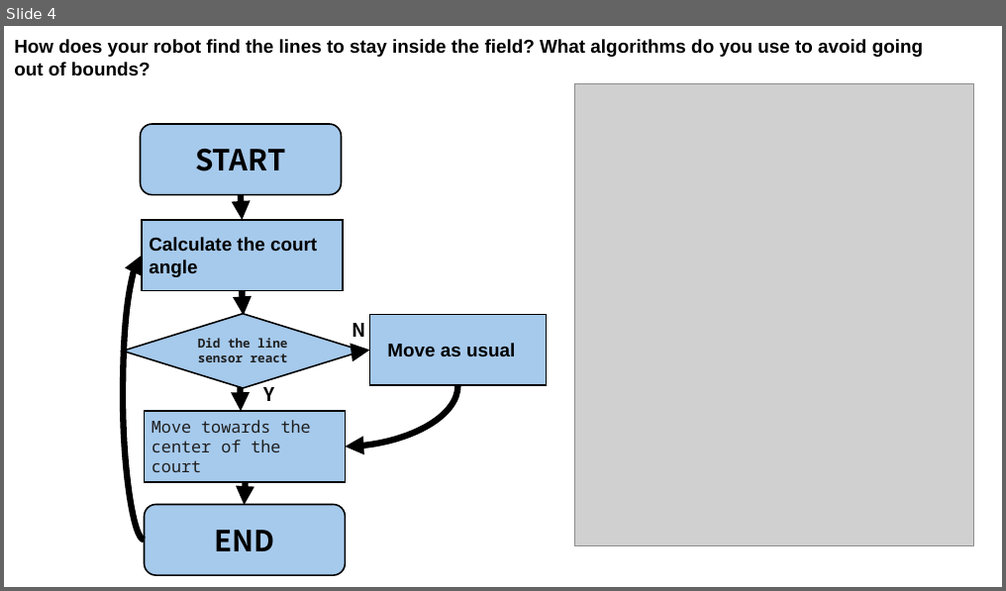
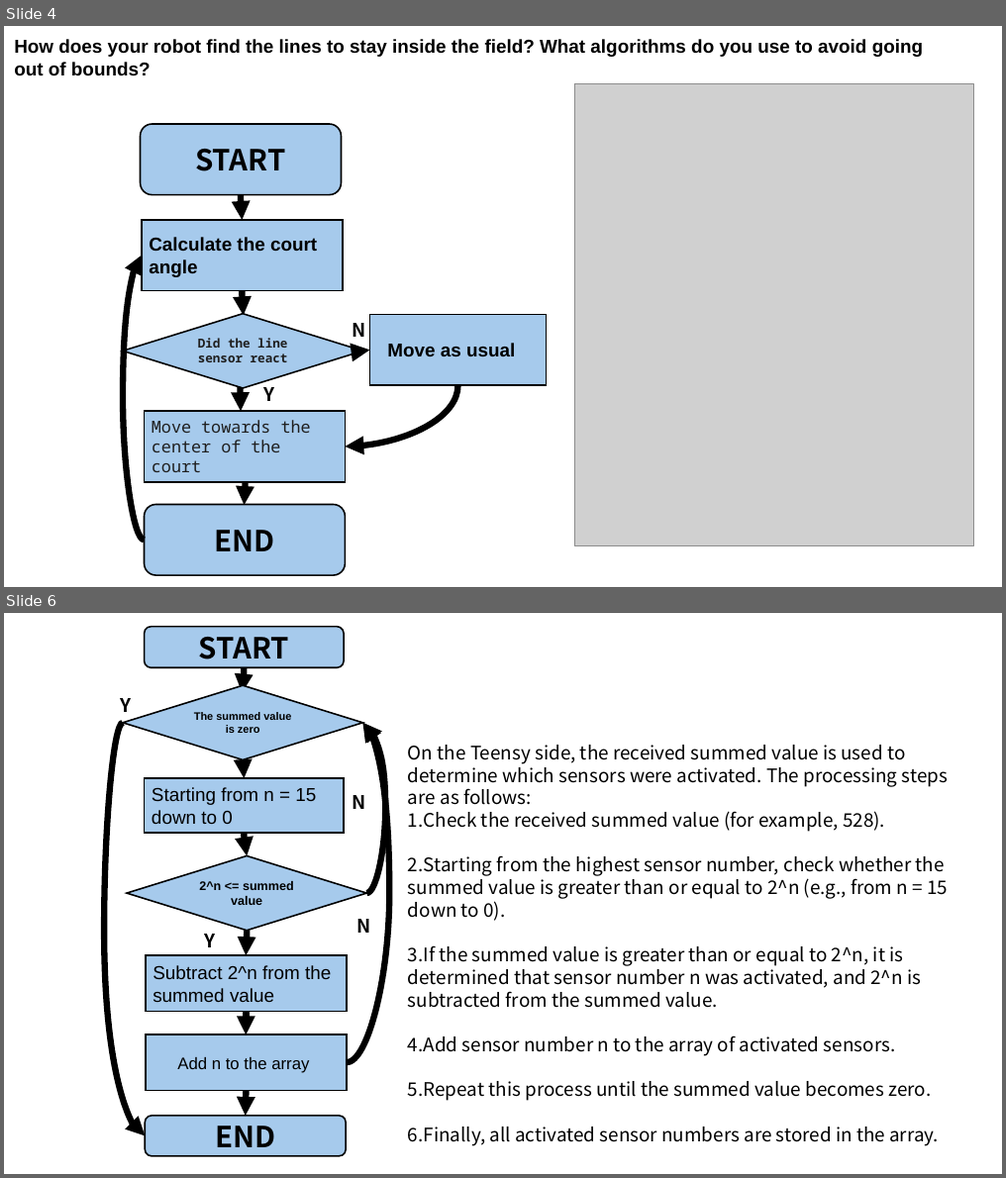
Before and after one commit to MUNAKATA-EPC/Aegis_2025, a slide deck: 2025/Salvador/TDP/About Software/flowchart.pptx. Shown one above the other, each under a label of ours: slide 4 before the commit, slides 4 and 6 after it; the slides between them are not shown. The pictures are 1006x591 and 1006x1178 pixels, drawn with LibreOffice and Linux fonts; fonts in the diff are those of the drawing; grey boxes stand for pictures. Boxes give left, top, right and bottom in pixels: in the first picture for what was removed or moved away, otherwise in the second. Text is boxed around its words. In the diff, an @@ line names an element or a change of style, - is before the commit and + after.

```diff
--- a/2025/Salvador/TDP/About Software/flowchart.pptx
+++ b/2025/Salvador/TDP/About Software/flowchart.pptx
@@ slide 6 added at (4,613,1002,1174), background #FFFFFF @@
@@ rounded rectangle added at (144,627,344,667), fill #A6CAEC, outline #000000 1.5 pt, 28 pt, text #000000, bold @@
+START
@@ curved arrow added from (245, 667) to (242, 692), #000000 6 pt @@
@@ text added at (120,698,131,712), 18 pt, text #000000, bold @@
+Y
@@ diamond added at (123,685,363,761), fill #A6CAEC, outline #000000 1.5 pt, 10.5 pt, text #000000, bold @@
+The summed value is zero
@@ curved arrow added from (123, 723) to (145, 1137), #000000 6 pt @@
@@ curved arrow added from (347, 1062) to (362, 723), #000000 6 pt @@
@@ curved arrow added from (367, 893) to (362, 723), #000000 6 pt @@
@@ curved arrow added from (243, 760) to (245, 778), #000000 6 pt @@
@@ text added at (408,745,947,1147), 18 pt, text #000000 @@
+On the Teensy side, the received summed value is used to determine which sensors were activated. The processing steps are as follows:
+1.Check the received summed value (for example, 528).
+2.Starting from the highest sensor number, check whether the summed value is greater than or equal to 2^n (e.g., from n = 15 down to 0).
+3.If the summed value is greater than or equal to 2^n, it is determined that sensor number n was activated, and 2^n is subtracted from the summed value.
+4.Add sensor number n to the array of activated sensors.
+5.Repeat this process until the summed value becomes zero.
+6.Finally, all activated sensor numbers are stored in the array.
@@ rectangle added at (144,778,344,833), fill #A6CAEC, outline #000000 1.5 pt, 18 pt, text #000000 @@
+Starting from n = 15 down to 0
@@ text added at (352,795,366,809), 18 pt, text #000000, bold @@
+N
@@ curved arrow added from (245, 833) to (247, 857), #000000 6 pt @@
@@ diamond added at (127,857,367,931), fill #A6CAEC, outline #000000 1.5 pt, 12 pt, text #000000, bold @@
+2^n <= summed value
@@ text added at (205,934,216,948), 18 pt, text #000000, bold @@
+Y
@@ curved arrow added from (247, 931) to (246, 956), #000000 6 pt @@
@@ text added at (357,919,371,933), 18 pt, text #000000, bold @@
+N
@@ rectangle added at (146,956,347,1011), fill #A6CAEC, outline #000000 1.5 pt, 18 pt, text #000000 @@
+Subtract 2^n from the summed value
@@ curved arrow added from (246, 1011) to (246, 1035), #000000 6 pt @@
@@ rectangle added at (146,1035,347,1090), fill #A6CAEC, outline #000000 1.5 pt, 16 pt, text #000000 @@
+Add n to the array
@@ rounded rectangle added at (145,1116,346,1157), fill #A6CAEC, outline #000000 1.5 pt, 28 pt, text #000000, bold @@
+END
@@ curved arrow added from (246, 1090) to (245, 1116), #000000 6 pt @@
```
Also in this commit, not shown: 1 other slide added.
